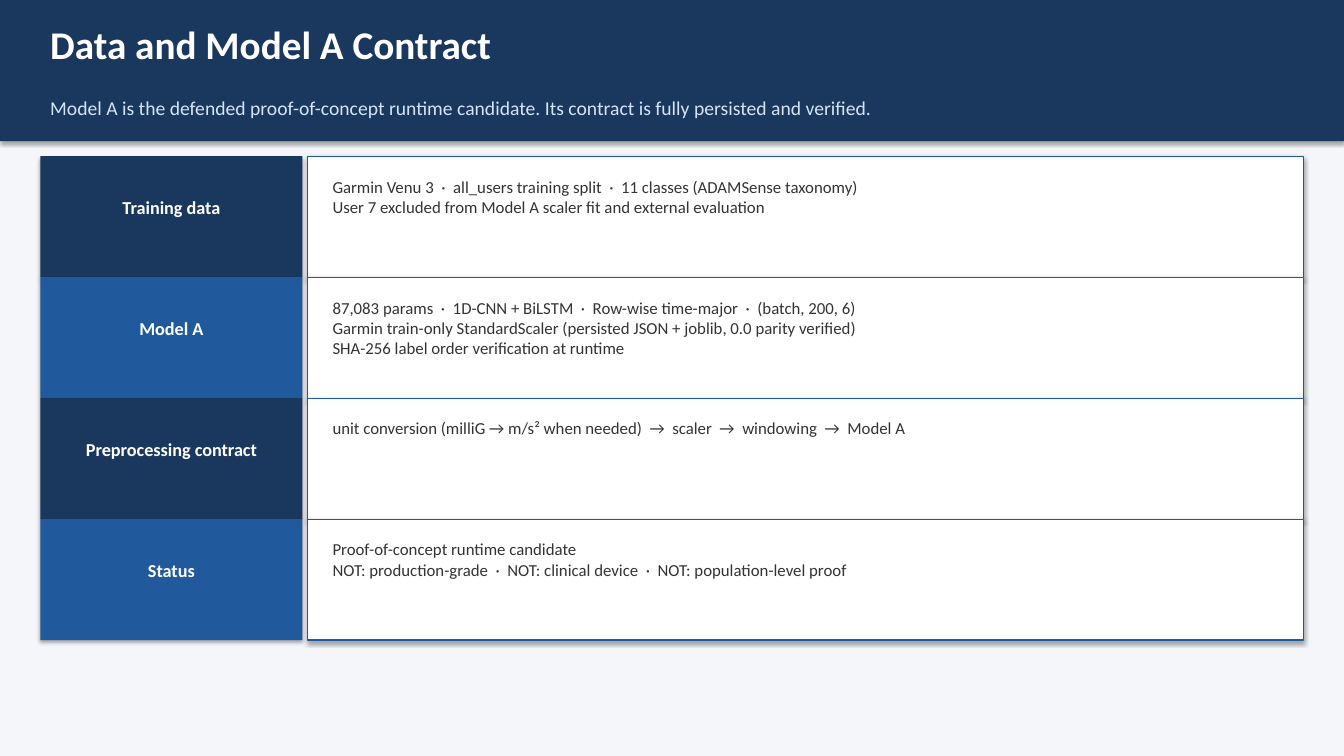
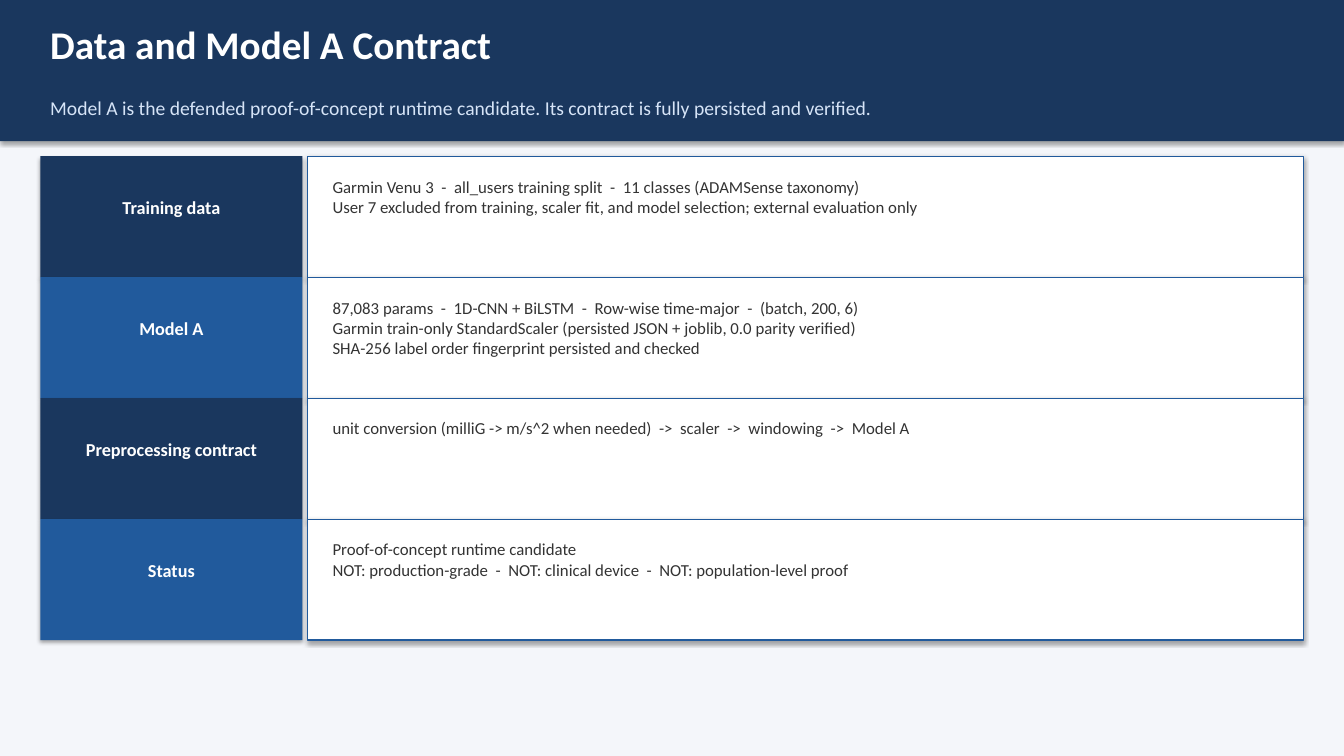
Before and after one commit to ShalinVachheta017/wearable-har-mlops-pipeline, a slide deck: slide 7 of internal/writing/defense_slides.pptx. Drawn at 1344x756 pixels with LibreOffice and Linux fonts; fonts in the diff are those of the drawing. Boxes give left, top, right and bottom in pixels: in the first picture for what was removed or moved away, otherwise in the second. Text is boxed around its words. In the diff, an @@ line names an element or a change of style, - is before the commit and + after.

```diff
--- a/internal/writing/defense_slides.pptx
+++ b/internal/writing/defense_slides.pptx
@@ text at <box>333,181,917,216</box>: text changed @@
-Garmin Venu 3 · all_users training split · 11 classes (ADAMSense taxonomy)
-User 7 excluded from Model A scaler fit and external evaluation
+Garmin Venu 3 - all_users training split - 11 classes (ADAMSense taxonomy)
+User 7 excluded from training, scaler fit, and model selection; external evaluation only
@@ text at <box>333,302,859,357</box>: text changed @@
-87,083 params · 1D-CNN + BiLSTM · Row-wise time-major · (batch, 200, 6)
-Garmin train-only StandardScaler (persisted JSON + joblib, 0.0 parity verified)
-SHA-256 label order verification at runtime
+87,083 params - 1D-CNN + BiLSTM - Row-wise time-major - (batch, 200, 6)
+Garmin train-only StandardScaler (persisted JSON + joblib, 0.0 parity verified)
+SHA-256 label order fingerprint persisted and checked
@@ text at <box>333,422,910,437</box>: text changed @@
-unit conversion (milliG → m/s² when needed) → scaler → windowing → Model A
+unit conversion (milliG -> m/s^2 when needed) -> scaler -> windowing -> Model A
@@ text at <box>333,543,848,579</box>: text changed @@
-Proof-of-concept runtime candidate
-NOT: production-grade · NOT: clinical device · NOT: population-level proof
+Proof-of-concept runtime candidate
+NOT: production-grade - NOT: clinical device - NOT: population-level proof
```
Also in this commit, not shown: 16 other slides changed, 2 other files.
